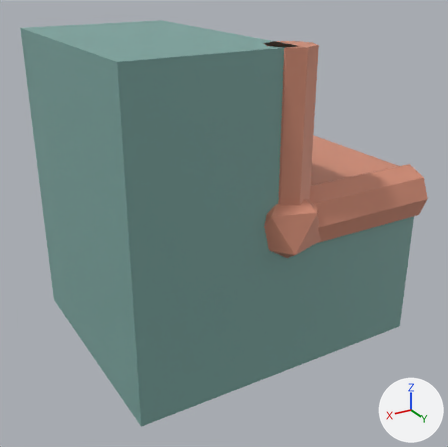
Before and after pictures for a commit that changed the FBX model Assets/_Project/Art/Models/Kit/TH_Tile_7.fbx.
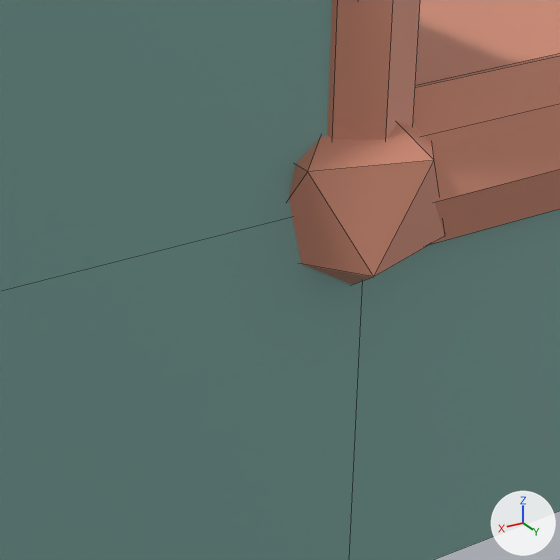
Each version appears first whole from a 50 mm lens placed at (1.111, 1.43, 0.781), pointed at (0.026, -0.379, -0.124), and next in a close-up on the part from 35% to 81% of the width and 34% to 80% of the height. Lighting does not change. The marker at lower right points along +X, +Y and +Z. The first two pictures are the older version. The close-ups show mesh edges as thin lines. Where no turn or scale is listed for an object, it has been applied to the vertices. Vertices at exactly the same position are counted once.

Names of what the first close-up shows: 'TH_Tile_7'.
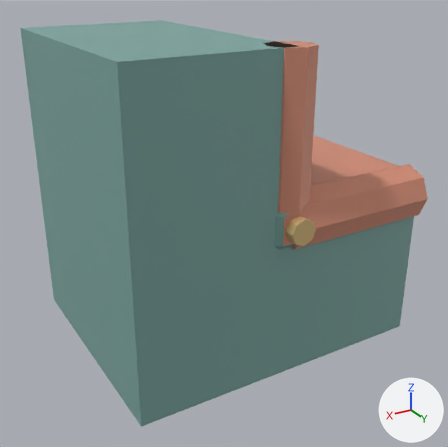
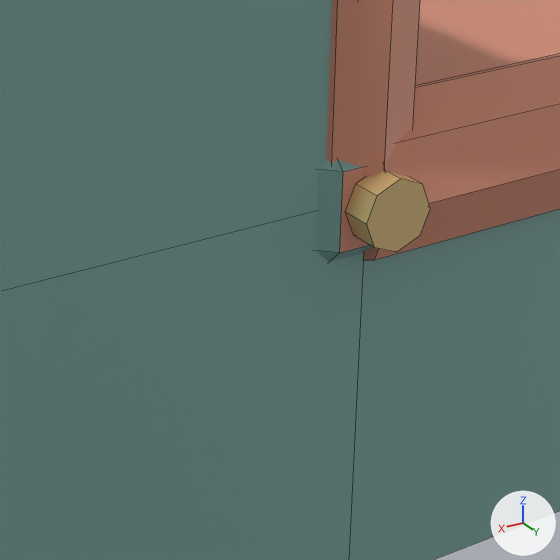
Location of each change, [x1, y1, x2, y2] in pixels of the close-ups (560 x 560 px; the box of a moved part takes in the faces that stretch with it):
part 1 of me_th_tile_7_001, added (beige): after [345, 170, 430, 252]
part 2 of me_th_tile_7_001, moved or reshaped: before [289, 123, 445, 285]; after [315, 159, 372, 262]

The change, as a diff of the scene's bpy script:
```diff
--- a/Assets/_Project/Art/Models/Kit/TH_Tile_7.fbx.py
+++ b/Assets/_Project/Art/Models/Kit/TH_Tile_7.fbx.py
@@ mat_metal_th @@
+mat_metal_th = principled_material('Metal.TH')
+mat_metal_th.base_color = (0.76, 0.56, 0.26)  # beige #e2c58b
+mat_metal_th.metallic = 0.6
+mat_metal_th.roughness = 0.55
@@ me_th_tile_7_001 @@
 # used by ob_th_tile_7; location = (0.0, 0.0, 0.0)
-me_th_tile_7_001.from_pydata(...)  # 68 vertices, 62 faces; spans x -0.55..0.55, y -0.9..0.069, z -0.55..0.55
+me_th_tile_7_001.from_pydata(...)  # 96 vertices, 78 faces; spans x -0.55..0.55, y -0.92..0.06, z -0.55..0.55
+# me_th_tile_7_001 part 1: a new loose piece, an 8-sided cylinder along y spanning x -0.045..0.045, y 0.02..0.06, z -0.045..0.045, in mat_metal_th (beige #e2c58b)
+# me_th_tile_7_001 part 2
+# 11 vertices are removed from x -0.125..0.125, y -0.169..0.069, z -0.14..0.063
+# 20 faces are deleted
+# 1 vertex moves from x 0.0, y -0.05, z 0.14 to x 0.13, y -0.06, z 0.05
+# 15 vertices are added at x -0.13..0.13, y -0.92..0.02, z -0.13..0.13
+# 8 new vertices lie (0.1, 0.0, 0.0) away from vertices in x -0.05, y -0.92..0.02, z -0.13..0.13
+# 20 new faces join them, mat_body_th (greyish cyan #7ca6a0)
+# 6 new faces join them, mat_trim_th (beige #d48e76)
 me_th_tile_7_001.materials.append(mat_body_th)
 me_th_tile_7_001.materials.append(mat_trim_th)
+me_th_tile_7_001.materials.append(mat_metal_th)  # beige #e2c58b
```
